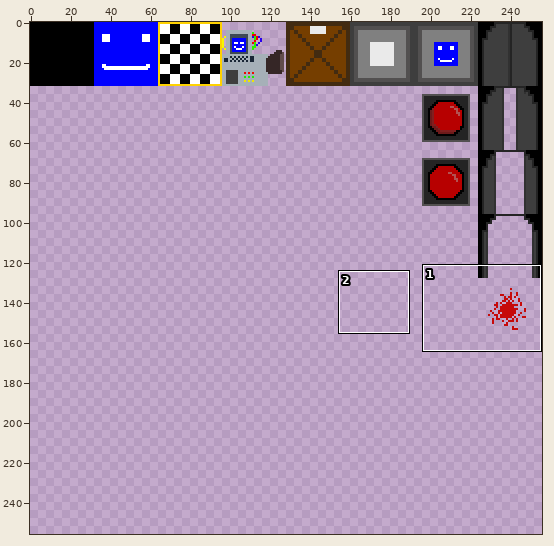
Two states of a sprite sheet, assets/tileMap.png. Above: a wide view before the commit, with the close-up outlined.
Close-up. Old version:
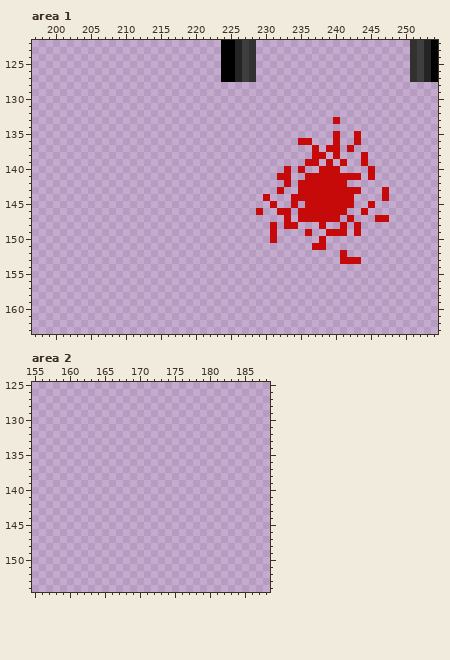
The file is 256x256 pixels. Colours within 5 levels of each other are drawn and written as one. Shown: area 1: x 197..254, y 122..163; area 2: x 155..188, y 125..154. The commit also changed other parts of the picture, which this record leaves out.
Now the later version:
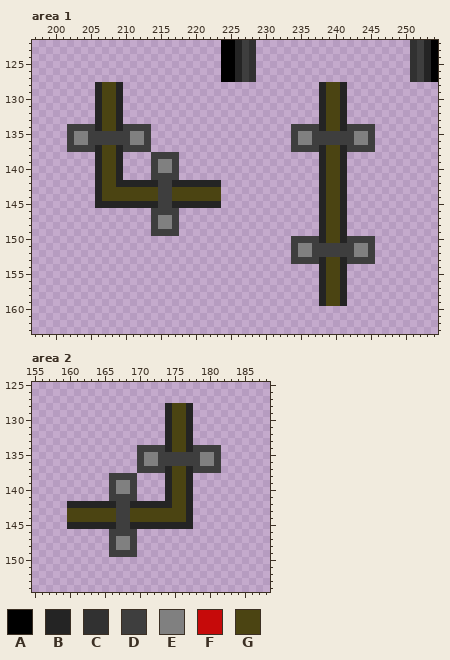
Palette (. is transparent): A #000000  B #242424  C #313131  D #3e3e3e  E #808080  F #c60a0a  G #4b4412
Change:
--- area 1
@@ x 197..254 @@
 127 ...........................AABDC......................CDBA
-128 ..........................................................
-129 ..........................................................
-130 ..........................................................
-131 ..........................................................
-132 ..........................................................
-133 ...........................................F..............
-134 ..........................................................
-135 ...........................................F..F...........
-136 ......................................FF...F..F...........
-137 ........................................F.FF.F............
-138 ........................................FF.F...F..........
-139 .......................................FF.F.F..F..........
-140 ....................................F.F..FFF....F.........
-141 ...................................FF..FFFFFFFF.F.........
-142 ....................................F.FFFFFFF.............
-143 ...................................F..FFFFFFFFF...F.......
-144 .................................F...FFFFFFFFF....F.......
-145 ..................................F..F.FFFFFFF..F.........
-146 ................................F..FF.FFFFFFF..F..........
-147 ....................................F.FFFFFF.F...FF.......
-148 ..................................F.FF...F..F.F...........
-149 ..................................F....F..FFF.F...........
-150 ..................................F......F................
-151 ........................................FF................
-152 ............................................F.............
-153 ............................................FFF...........
-154 ..........................................................
-155 ..........................................................
-156 ..........................................................
-157 ..........................................................
-158 ..........................................................
-159 ..........................................................
+128 .........BGGB............................BGGB.............
+129 .........BGGB............................BGGB.............
+130 .........BGGB............................BGGB.............
+131 .........BGGB............................BGGB.............
+132 .........BGGB............................BGGB.............
+133 .........BGGB............................BGGB.............
+134 .....DDDDBGGBDDDD....................DDDDBGGBDDDD.........
+135 .....DEEDDDDDDEED....................DEEDDDDDDEED.........
+136 .....DEEDDDDDDEED....................DEEDDDDDDEED.........
+137 .....DDDDBGGBDDDD....................DDDDBGGBDDDD.........
+138 .........BGGB....DDDD....................BGGB.............
+139 .........BGGB....DEED....................BGGB.............
+140 .........BGGB....DEED....................BGGB.............
+141 .........BGGB....DDDD....................BGGB.............
+142 .........BGGBBBBBBDDBBBBBBB..............BGGB.............
+143 .........BGGGGGGGGDDGGGGGGG..............BGGB.............
+144 .........BGGGGGGGGDDGGGGGGG..............BGGB.............
+145 .........BBBBBBBBBDDBBBBBBB..............BGGB.............
+146 .................DDDD....................BGGB.............
+147 .................DEED....................BGGB.............
+148 .................DEED....................BGGB.............
+149 .................DDDD....................BGGB.............
+150 .....................................DDDDBGGBDDDD.........
+151 .....................................DEEDDDDDDEED.........
+152 .....................................DEEDDDDDDEED.........
+153 .....................................DDDDBGGBDDDD.........
+154 .........................................BGGB.............
+155 .........................................BGGB.............
+156 .........................................BGGB.............
+157 .........................................BGGB.............
+158 .........................................BGGB.............
+159 .........................................BGGB.............
 160 ..........................................................
--- area 2
@@ x 155..188 @@
 127 ..................................
-128 ..................................
-129 ..................................
-130 ..................................
-131 ..................................
-132 ..................................
-133 ..................................
-134 ..................................
-135 ..................................
-136 ..................................
-137 ..................................
-138 ..................................
-139 ..................................
-140 ..................................
-141 ..................................
-142 ..................................
-143 ..................................
-144 ..................................
-145 ..................................
-146 ..................................
-147 ..................................
-148 ..................................
-149 ..................................
+128 ...................BGGB...........
+129 ...................BGGB...........
+130 ...................BGGB...........
+131 ...................BGGB...........
+132 ...................BGGB...........
+133 ...................BGGB...........
+134 ...............DDDDBGGBDDDD.......
+135 ...............DEEDDDDDDEED.......
+136 ...............DEEDDDDDDEED.......
+137 ...............DDDDBGGBDDDD.......
+138 ...........DDDD....BGGB...........
+139 ...........DEED....BGGB...........
+140 ...........DEED....BGGB...........
+141 ...........DDDD....BGGB...........
+142 .....BBBBBBBDDBBBBBBGGB...........
+143 .....GGGGGGGDDGGGGGGGGB...........
+144 .....GGGGGGGDDGGGGGGGGB...........
+145 .....BBBBBBBDDBBBBBBBBB...........
+146 ...........DDDD...................
+147 ...........DEED...................
+148 ...........DEED...................
+149 ...........DDDD...................
 150 ..................................
